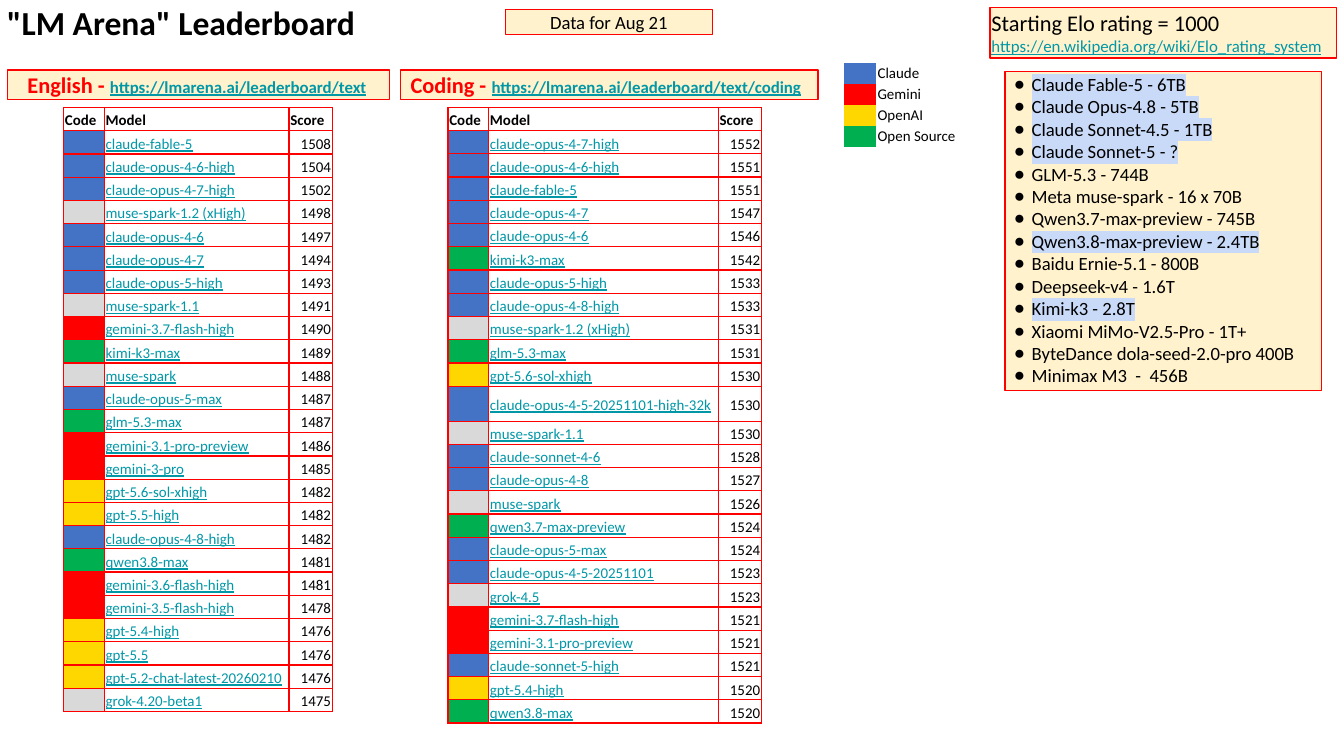
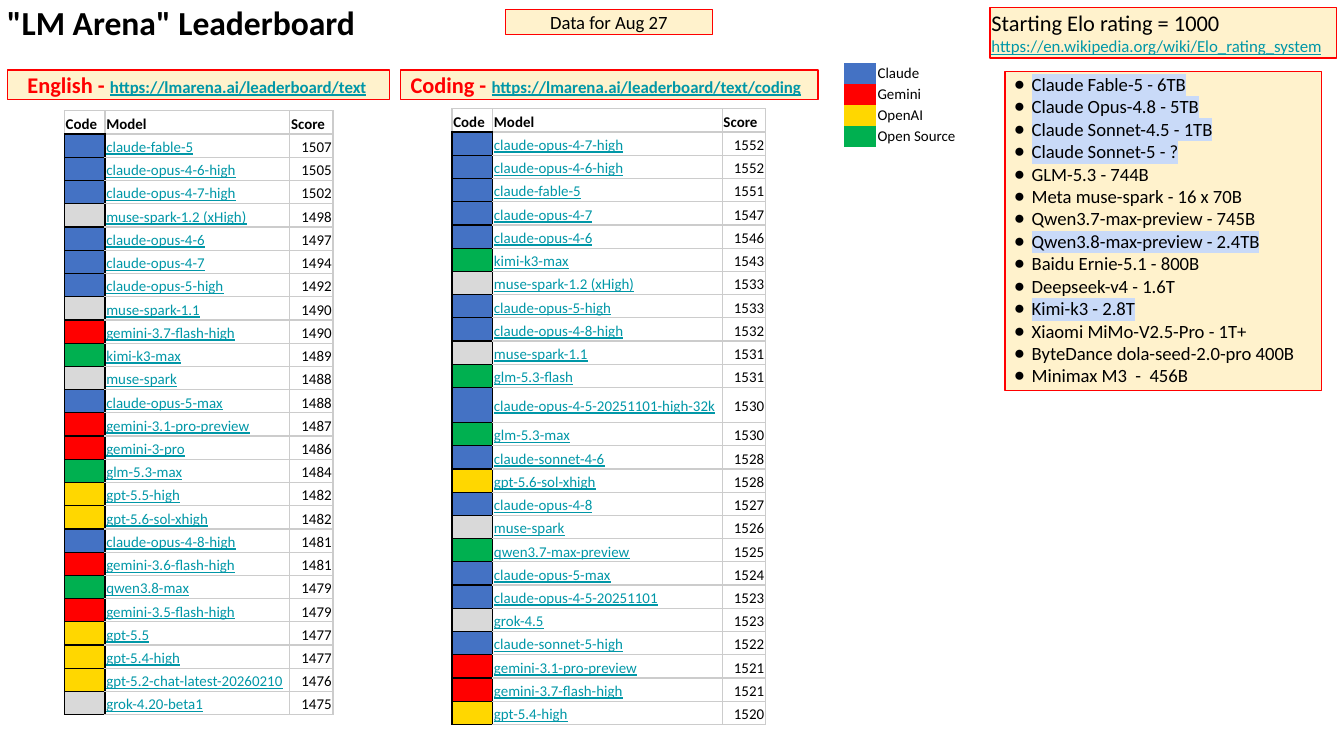
Before and after one commit to lselector/seminar, a slide deck: slide 2 of 2026/2026-08-28-AI-Updates.pptx. Drawn at 1344x756 pixels with LibreOffice and Linux fonts; fonts in the diff are those of the drawing. Boxes give left, top, right and bottom in pixels: in the first picture for what was removed or moved away, otherwise in the second. Text is boxed around its words. In the diff, an @@ line names an element or a change of style, - is before the commit and + after.

Commit message:
update

```diff
--- a/2026/2026-08-28-AI-Updates.pptx
+++ b/2026/2026-08-28-AI-Updates.pptx
@@ text in rectangle at box(550, 16, 668, 35): text changed @@
-Data for Aug 21
+Data for Aug 27
@@ table at box(65, 110, 333, 716) @@
-row 2, column 3: 1508
+row 2, column 3: 1507
-row 3, column 3: 1504
+row 3, column 3: 1505
-row 8, column 3: 1493
+row 8, column 3: 1492
-row 9, column 3: 1491
+row 9, column 3: 1490
-row 13: ■ | claude-opus-5-max | 1487
-row 14: ■ | glm-5.3-max | 1487
-row 15: ■ | gemini-3.1-pro-preview | 1486
-row 16: ■ | gemini-3-pro | 1485
+row 13: ■ | claude-opus-5-max | 1488
+row 14: ■ | gemini-3.1-pro-preview | 1487
+row 15: ■ | gemini-3-pro | 1486
+row 16: ■ | glm-5.3-max | 1484
+row 17: ■ | gpt-5.5-high | 1482
-row 18: ■ | gpt-5.5-high | 1482
-row 19: ■ | claude-opus-4-8-high | 1482
-row 20: ■ | qwen3.8-max | 1481
+row 19: ■ | claude-opus-4-8-high | 1481
-row 22: ■ | gemini-3.5-flash-high | 1478
-row 23: ■ | gpt-5.4-high | 1476
-row 24: ■ | gpt-5.5 | 1476
+row 21: ■ | qwen3.8-max | 1479
+row 22: ■ | gemini-3.5-flash-high | 1479
+row 23: ■ | gpt-5.5 | 1477
+row 24: ■ | gpt-5.4-high | 1477
@@ fill #00B050 to #FF0000 in 2 cells @@
@@ fill #FF0000 to #00B050 in 2 cells @@
@@ text colour #00B050 to #FF0000, text colour #FF0000 to #00B050 in "■", "■" @@
@@ borders changed @@
@@ table at box(452, 109, 765, 726) @@
-row 3, column 3: 1551
+row 3, column 3: 1552
-row 7: ■ | kimi-k3-max | 1542
+row 7: ■ | kimi-k3-max | 1543
+row 8: ■ | muse-spark-1.2 (xHigh) | 1533
-row 9: ■ | claude-opus-4-8-high | 1533
-row 10: ■ | muse-spark-1.2 (xHigh) | 1531
-row 11: ■ | glm-5.3-max | 1531
-row 12: ■ | gpt-5.6-sol-xhigh | 1530
+row 10: ■ | claude-opus-4-8-high | 1532
+row 11: ■ | muse-spark-1.1 | 1531
+row 12: ■ | glm-5.3-flash | 1531
-row 14, column 2: muse-spark-1.1
+row 14, column 2: glm-5.3-max
+row 16: ■ | gpt-5.6-sol-xhigh | 1528
-row 19, column 3: 1524
+row 19, column 3: 1525
+row 23: ■ | claude-sonnet-5-high | 1522
+row 24: ■ | gemini-3.1-pro-preview | 1521
-row 23: ■ | gemini-3.1-pro-preview | 1521
-row 24: ■ | claude-sonnet-5-high | 1521
-row 26: ■ | qwen3.8-max | 1520
@@ fill #4472C4 to #D9D9D9 in row 8, column 1 @@
@@ fill #D9D9D9 to #4472C4 in 3 cells @@
@@ fill #00B050 to #D9D9D9 in 2 cells @@
@@ fill #FFD700 to #00B050 in row 12, column 1 @@
@@ fill #D9D9D9 to #00B050 in row 14, column 1 @@
@@ fill #4472C4 to #FFD700 in row 16, column 1 @@
@@ fill #4472C4 to #00B050 in row 19, column 1 @@
@@ fill #FF0000 to #D9D9D9 in row 22, column 1 @@
@@ fill #FF0000 to #4472C4 in row 23, column 1 @@
@@ fill #4472C4 to #FF0000 in row 24, column 1 @@
@@ fill #FFD700 to #FF0000 in row 25, column 1 @@
@@ fill #00B050 to #FFD700 in row 26, column 1 @@
@@ text colour #4472C4 to #D9D9D9, text colour #FFD700 to #00B050, text colour #D9D9D9 to #00B050, text colour #4472C4 to #FFD700, text colour #4472C4 to #00B050, text colour #FF0000 to #D9D9D9, text colour #FF0000 to #4472C4, text colour #4472C4 to #FF0000, text colour #FFD700 to #FF0000, text colour #00B050 to #FFD700 in "■" @@
@@ text colour #D9D9D9 to #4472C4 in "■", "■", "■" @@
@@ text colour #00B050 to #D9D9D9 in "■", "■" @@
@@ borders changed @@
@@ table: place and size @@
-table at box(448, 108, 761, 725)
+table at box(452, 109, 765, 726)
```
Also in this commit, not shown: 7 other slides changed, 3 slides added, 1 slide removed.
